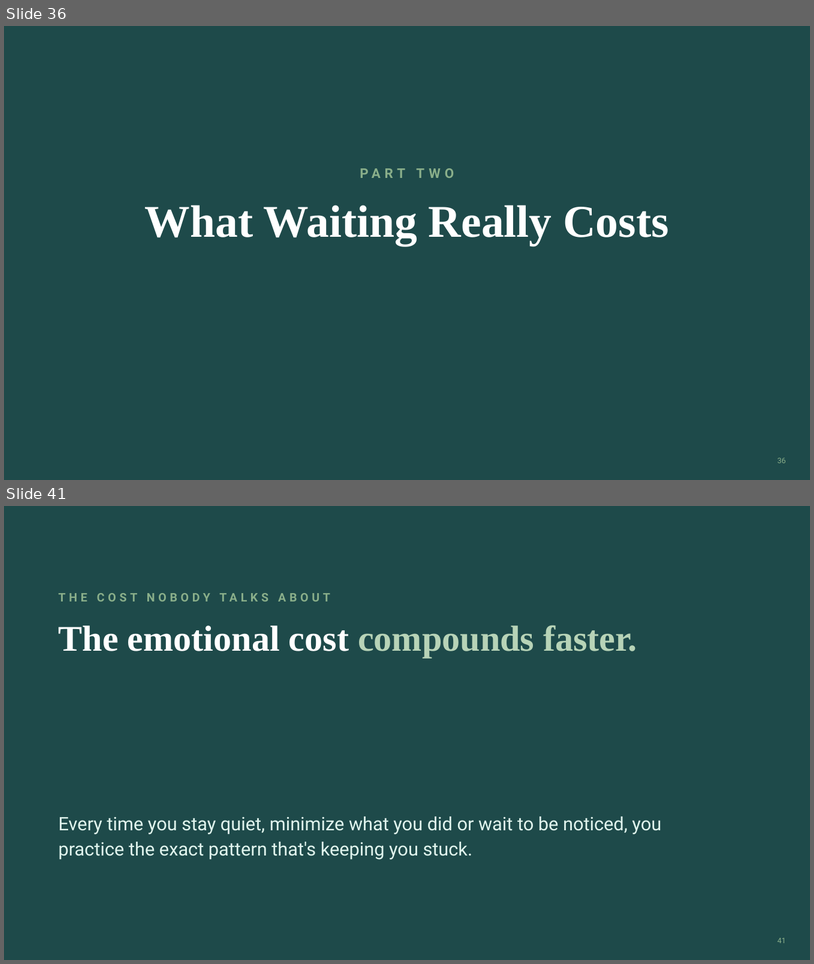
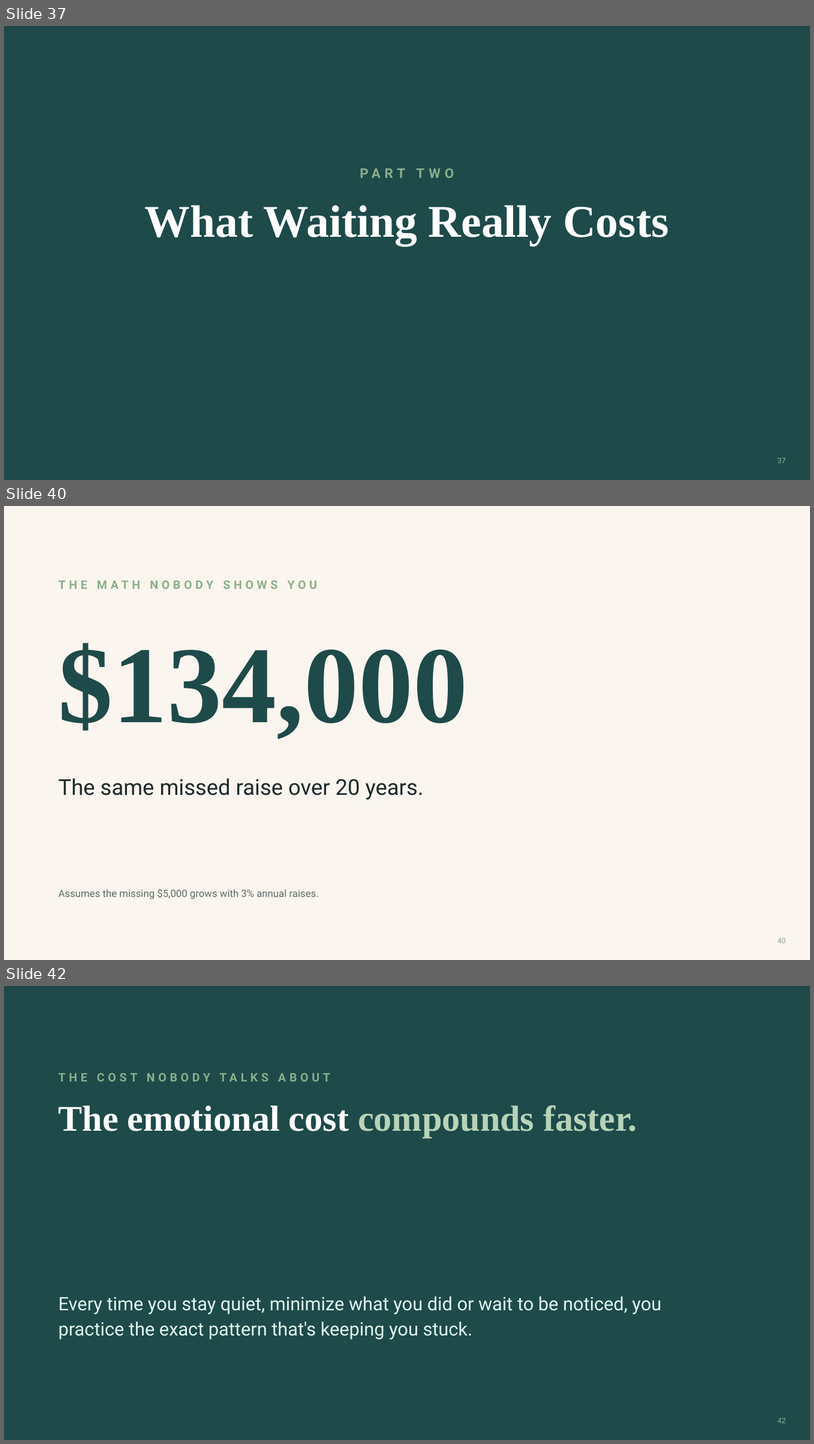
Before and after one commit to danielkelleyy/Beacon-Media, a slide deck: masterclass/tamara-lashchyk/Tamara-Masterclass-v3.pptx. Shown one above the other, each under a label of ours: slides 36 and 41 before the commit, slides 37, 40 and 42 after it; the slides between them are not shown. The pictures are 814x964 and 814x1444 pixels, drawn with LibreOffice and Linux fonts; fonts in the diff are those of the drawing. Boxes give left, top, right and bottom in pixels: in the first picture for what was removed or moved away, otherwise in the second. Text is boxed around its words. In the diff, an @@ line names an element or a change of style, - is before the commit and + after.

```diff
--- a/masterclass/tamara-lashchyk/Tamara-Masterclass-v3.pptx
+++ b/masterclass/tamara-lashchyk/Tamara-Masterclass-v3.pptx
@@ slide 40 added at [4,506,810,960], background #FAF5EE @@
@@ text added at [59,580,318,589], 14 pt, text #8AAF8A, bold @@
+THE MATH NOBODY SHOWS YOU
@@ text added at [59,643,468,739], 130 pt, text #1E4A4A, bold @@
+$134,000
@@ text added at [59,778,424,799], 26 pt, text #1B2B2B @@
+The same missed raise over 20 years.
@@ text added at [59,888,319,899], 12 pt, text #5E6B68 @@
+Assumes the missing $5,000 grows with 3% annual raises.
@@ page number added at [778,937,786,943], 9 pt, text #9AA6A3 @@
+40
@@ what was slide 36 is now slide 37 @@
@@ page number at [778,457,786,463]: text changed @@
-36
+37
@@ what was slide 41 is now slide 42 @@
@@ page number at [778,1417,786,1423]: text changed @@
-41
+42
```
Also in this commit, not shown: 8 slides changed, 11 other slides added, 16 slides removed, 5 other files.
